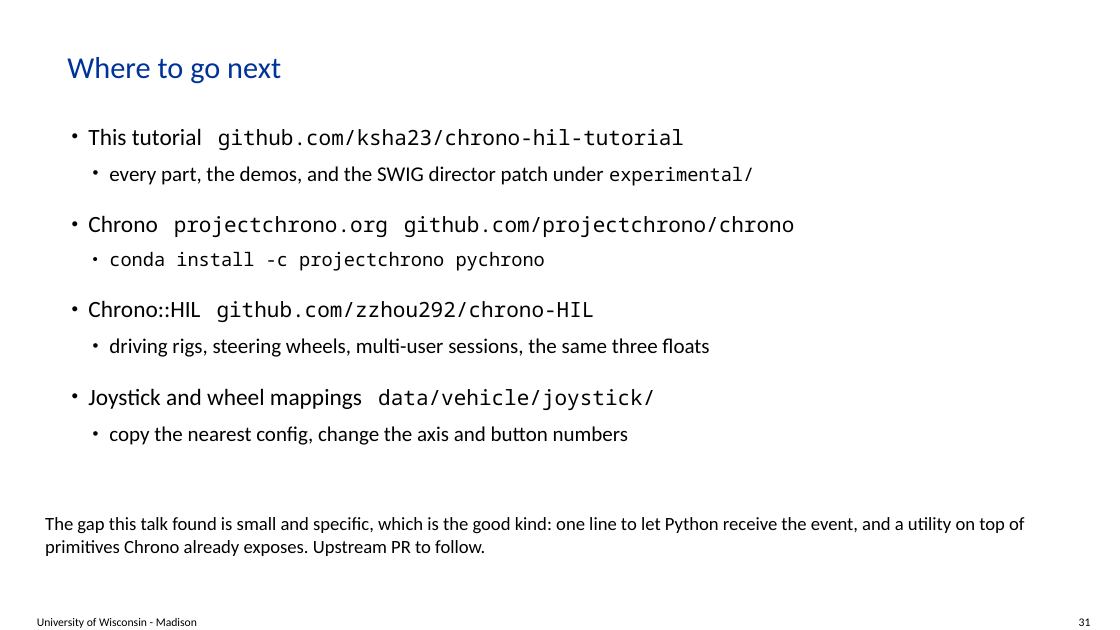
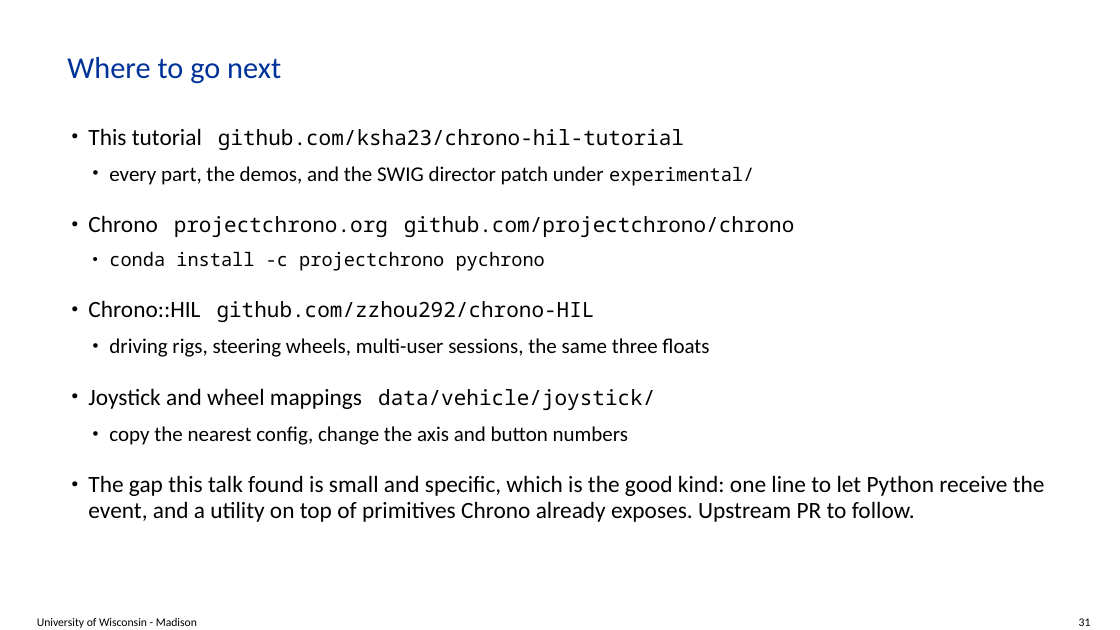
Before and after one commit to ksha23/chrono-hil-tutorial, a slide deck: slide 31 of tutorial_HIL_driver.pptx. Drawn at 1120x630 pixels with LibreOffice and Linux fonts; fonts in the diff are those of the drawing; background and template pictures are left out. Boxes give left, top, right and bottom in pixels: in the first picture for what was removed or moved away, otherwise in the second. Text is boxed around its words. In the diff, an @@ line names an element or a change of style, - is before the commit and + after.

```diff
--- a/tutorial_HIL_driver.pptx
+++ b/tutorial_HIL_driver.pptx
@@ text at (88, 475, 1045, 522): paragraph added @@
+• The gap this talk found is small and specific, which is the good kind: one line to let Python receive the event, and a utility on top of primitives Chrono already exposes. Upstream PR to follow.
@@ text removed at (45, 517, 1024, 556) @@
-The gap this talk found is small and specific, which is the good kind: one line to let Python receive the event, and a utility on top of primitives Chrono already exposes. Upstream PR to follow.
```
Also in this commit, not shown: 16 other slides changed, 2 other files.
